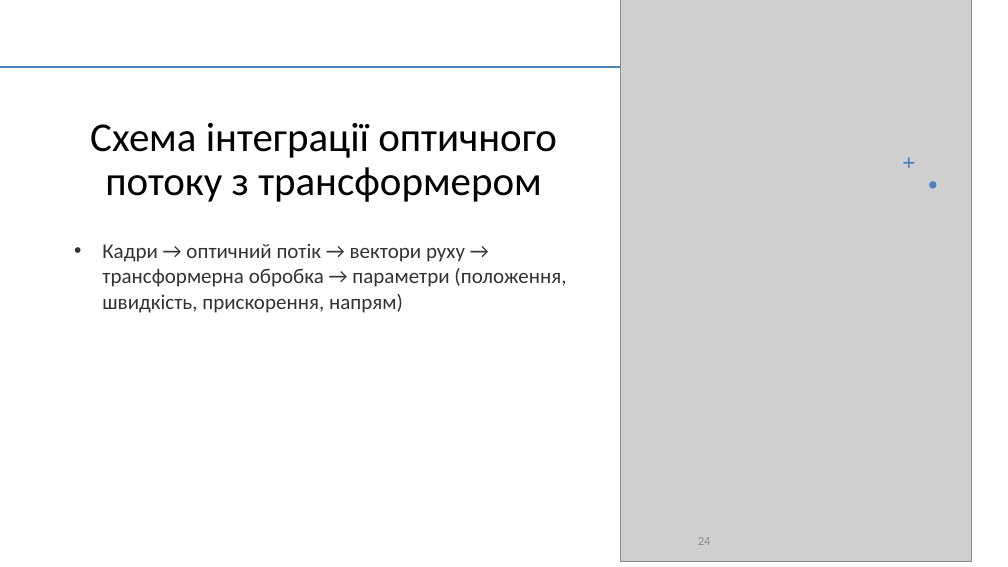
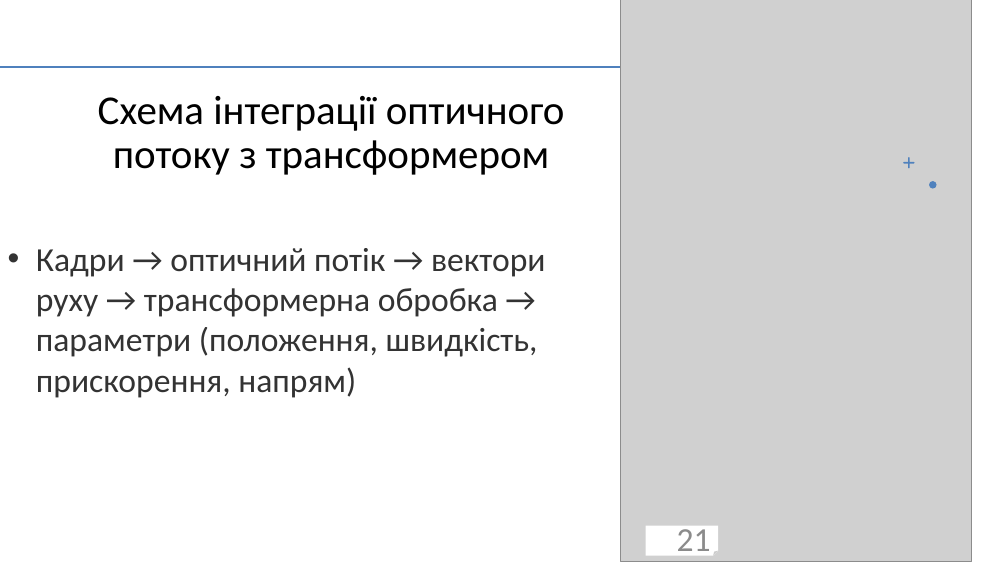
Before and after one commit to ly0wenka/dis_f, a slide deck: slide 21 of dissertation_Kondratov_slides.pptx (slide 24 before the commit). Drawn at 1008x567 pixels with LibreOffice and Linux fonts; fonts in the diff are those of the drawing; grey boxes stand for pictures. Boxes give left, top, right and bottom in pixels: in the first picture for what was removed or moved away, otherwise in the second. Text is boxed around its words. In the diff, an @@ line names an element or a change of style, - is before the commit and + after.

```diff
--- a/dissertation_Kondratov_slides.pptx
+++ b/dissertation_Kondratov_slides.pptx
@@ title "Схема інтеграції оптичного потоку з ...": place and size @@
-title "Схема інтеграції оптичного потоку з ..." at bbox=[90, 123, 557, 202]
+title "Схема інтеграції оптичного потоку з ..." at bbox=[98, 96, 565, 175]
@@ text "Кадри → оптичний потік → ...": place and size @@
-text "Кадри → оптичний потік → ..." at bbox=[102, 244, 566, 313]
+text "Кадри → оптичний потік → ..." at bbox=[36, 248, 546, 398]
@@ text "Кадри → оптичний потік → ..." at bbox=[36, 248, 546, 398]: size 20 to 32 pt; more space between paragraphs @@
@@ page number added at bbox=[646, 526, 718, 556], fill #FFFFFF, outline #000000 2 pt, 32 pt, text #8C8C8C @@
+21
@@ page number removed at bbox=[698, 537, 711, 545] @@
-24
```
Also in this commit, not shown: 34 other slides changed, 6 slides removed.
